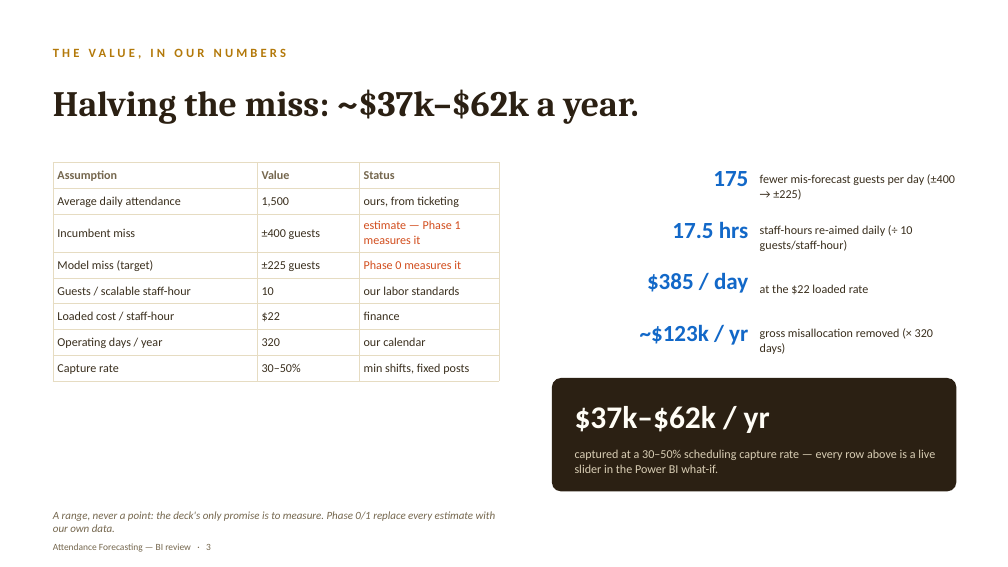
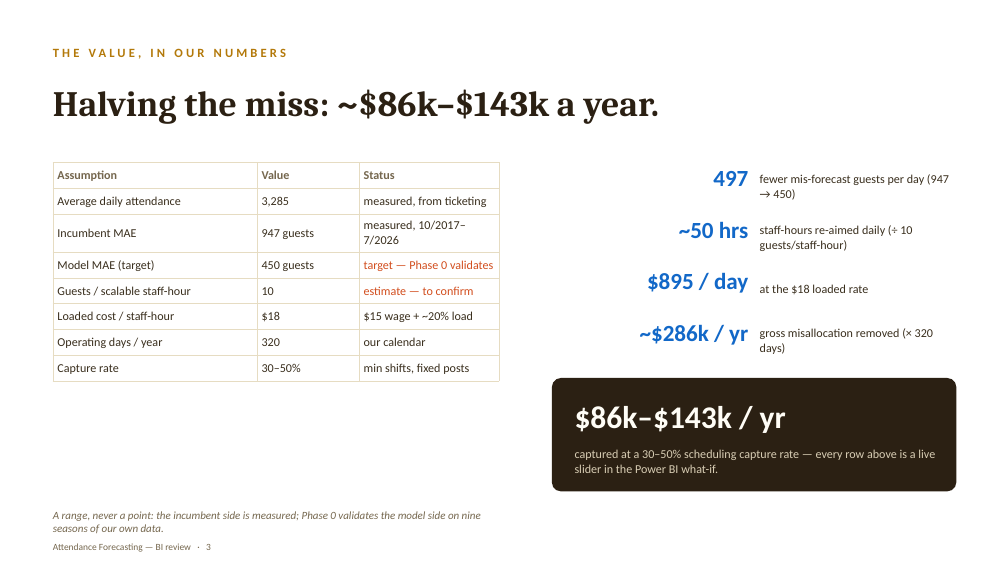
Before and after one commit to lmansf/Attendance-Projections, a slide deck: slide 3 of docs/deck/attendance-forecast-roi.pptx. Drawn at 1008x567 pixels with LibreOffice and Linux fonts; fonts in the diff are those of the drawing. Boxes give left, top, right and bottom in pixels: in the first picture for what was removed or moved away, otherwise in the second. Text is boxed around its words. In the diff, an @@ line names an element or a change of style, - is before the commit and + after.

```diff
--- a/docs/deck/attendance-forecast-roi.pptx
+++ b/docs/deck/attendance-forecast-roi.pptx
@@ text at [53, 89, 659, 124]: text changed @@
-Halving the miss: ~$37k–$62k a year.
+Halving the miss: ~$86k–$143k a year.
@@ table at [53, 163, 499, 378] @@
-row 2, column 2: 1,500
+row 2, column 2: 3,285
-row 2, column 3: ours, from ticketing
+row 2, column 3: measured, from ticketing
-row 3: Incumbent miss | ±400 guests | estimate — Phase 1 measures it
+row 3: Incumbent MAE | 947 guests | measured, 10/2017–7/2026
-row 4: Model miss (target) | ±225 guests | Phase 0 measures it
+row 4: Model MAE (target) | 450 guests | target — Phase 0 validates
-row 5, column 3: our labor standards
+row 5, column 3: estimate — to confirm
-row 6, column 2: $22
+row 6, column 2: $18
-row 6, column 3: finance
+row 6, column 3: $15 wage + ~20% load
@@ text at [713, 171, 748, 186]: text changed @@
-175
+497
@@ text at [773, 174, 949, 200]: text changed @@
-fewer mis-forecast guests per day (±400 → ±225)
+fewer mis-forecast guests per day (947 → 450)
@@ text at [679, 221, 748, 238]: text changed @@
-17.5 hrs
+~50 hrs
@@ text at [647, 272, 748, 293]: text changed @@
-$385 / day
+$895 / day
@@ text at [760, 284, 869, 294]: text changed @@
-at the $22 loaded rate
+at the $18 loaded rate
@@ text at [640, 324, 748, 345]: text changed @@
-~$123k / yr
+~$286k / yr
@@ text at [575, 406, 786, 433]: text changed @@
-$37k–$62k / yr
+$86k–$143k / yr
@@ text at [53, 511, 481, 533]: text changed @@
-A range, never a point: the deck's only promise is to measure. Phase 0/1 replace every estimate with our own data.
+A range, never a point: the incumbent side is measured; Phase 0 validates the model side on nine seasons of our own data.
```
Also in this commit, not shown: 4 other slides changed, 2 other files.
